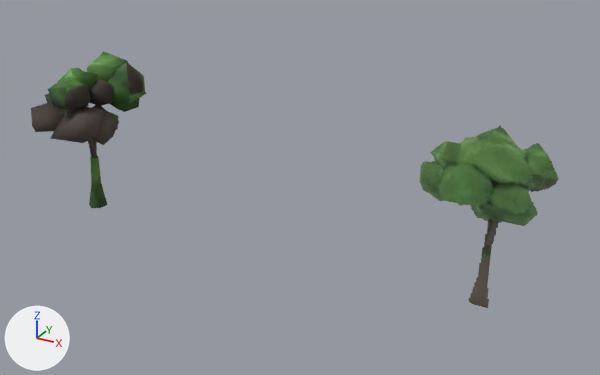
An edit to the glTF model nostalgia/assets3d/tree_neem.glb, drawn before and after from the same camera.
Before and after are seen from a 50 mm lens placed at (109.4, -114.1, 70.7), pointed at (45.4, 2.4, 12.5). Lighting does not change. The marker at lower left points along +X, +Y and +Z. The older version comes first. Objects named as collision shapes, trigger or cutter boxes, shadow casters or lower levels of detail are left out. Vertices at exactly the same position are counted once.

In view in the first picture: 'tree_neem_IMPOSTOR', 'tree_neem_LOD0'.
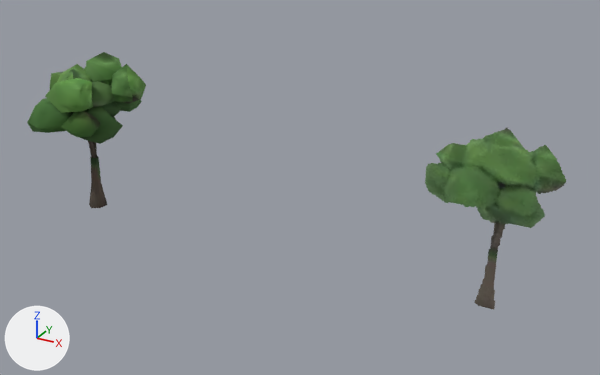
Pixel boxes [x1, y1, x2, y2] of what changed, in the pictures (600 x 375 px):
'tree_neem_IMPOSTOR', moved: before [420, 126, 559, 308]; after [425, 127, 566, 310]
'tree_neem_LOD0', reshaped: before [31, 52, 146, 208]; after [27, 52, 146, 208]
part 2 of me_tree_neem_lod0, rebuilt: before [57, 68, 97, 89]; after [56, 64, 91, 83]
part 3 of me_tree_neem_lod0, rebuilt (11% wider, 12% taller): before [48, 79, 91, 110]; after [45, 78, 93, 113]
part 4 of me_tree_neem_lod0, rebuilt (29% narrower, 27% shorter): before [50, 107, 105, 143]; after [61, 111, 100, 137]
part 5 of me_tree_neem_lod0, rebuilt: before [108, 62, 146, 104]; after [110, 64, 146, 104]
part 6 of me_tree_neem_lod0, rebuilt: before [92, 105, 119, 145]; after [80, 106, 123, 144]
part 7 of me_tree_neem_lod0, rebuilt: before [86, 52, 128, 83]; after [84, 52, 122, 85]
part 8 of me_tree_neem_lod0, rebuilt (not visible afterwards): before [109, 112, 119, 130]
part 9 of me_tree_neem_lod0, rebuilt: before [31, 101, 67, 132]; after [27, 98, 74, 133]
part 10 of me_tree_neem_lod0, rebuilt: before [89, 79, 113, 106]; after [92, 81, 114, 108]
part 11 of me_tree_neem_lod0, rebuilt (not visible afterwards): before [45, 93, 52, 103]
part 12 of me_tree_neem_lod0, rebuilt: before [110, 98, 140, 112]; after [115, 100, 142, 112]
part 13 of me_tree_neem_lod0, added (mostly hidden): after [84, 101, 121, 116]
part 14 of me_tree_neem_lod0, added (mostly hidden): after [49, 72, 62, 89]
part 15 of me_tree_neem_lod0, surface changed: [89, 156, 107, 208] in both

What changed in the scene script:
```text
Change me_tree_neem_impostor:
    used by ob_tree_neem_impostor; location = (79.6, 0.0, 0.0)
    remove me_tree_neem_impostor.from_pydata(...)  # 4 vertices, 2 faces; spans x -11.7..9.6, y 0.0, z -0.1..30.4
    add me_tree_neem_impostor.from_pydata(...)  # 4 vertices, 2 faces; spans x -11.4..10.1, y 0.0, z -0.1..30.3
    me_tree_neem_impostor part 1: the whole mesh is moved by (0.4, 0.0, -0.1)
Change me_tree_neem_lod0:
    used by ob_tree_neem_lod0; location = (0.0, 0.0, 0.0)
    remove me_tree_neem_lod0.from_pydata(...)  # 236 vertices, 384 faces; spans x -11.7..9.6, y -9.6..10.8, z -0.1..30.4
    add me_tree_neem_lod0.from_pydata(...)  # 314 vertices, 540 faces; spans x -11.4..10.1, y -10.1..10.2, z -0.1..30.3
    me_tree_neem_lod0 part 2: the loose piece of 14 vertices spanning x -6.3..3.3, y -4.0..4.3, z 21.0..28.2 is rebuilt with 20 vertices and now spans x -6.5..2.7, y -5.3..3.9, z 21.5..27.9
    me_tree_neem_lod0 part 3: the loose piece of 14 vertices spanning x -2.3..5.6, y -8.7..-1.6, z 22.5..27.7 is rebuilt with 20 vertices and now spans x -3.2..6.0, y -8.6..0.8, z 21.4..27.8
    me_tree_neem_lod0 part 4: the loose piece of 14 vertices spanning x -1.0..7.8, y -9.6..-0.5, z 15.6..23.2 is rebuilt with 20 vertices and now spans x -0.2..6.6, y -8.6..-1.6, z 16.7..22.0
    me_tree_neem_lod0 part 5: the loose piece of 14 vertices spanning x 2.4..9.6, y 0.7..9.2, z 21.0..29.2 is rebuilt with 20 vertices and now spans x 1.3..10.1, y 1.0..9.2, z 21.0..28.8
    me_tree_neem_lod0 part 6: the loose piece of 14 vertices spanning x 0.0..7.4, y -5.7..2.2, z 14.7..22.3 is rebuilt with 20 vertices and now spans x -1.3..7.8, y -6.4..2.8, z 15.2..22.3
    me_tree_neem_lod0 part 7: the loose piece of 14 vertices spanning x -3.6..4.3, y 1.4..10.4, z 22.8..30.4 is rebuilt with 20 vertices and now spans x -4.2..6.2, y 1.0..9.0, z 22.4..30.3
    me_tree_neem_lod0 part 8: the loose piece of 14 vertices spanning x -2.2..4.2, y -1.4..4.9, z 14.3..19.7 is rebuilt with 20 vertices and now spans x -2.7..5.3, y -1.7..4.8, z 14.9..20.0
    me_tree_neem_lod0 part 9: the loose piece of 14 vertices spanning x -7.5..0.1, y -9.4..-0.8, z 16.9..22.8 is rebuilt with 20 vertices and now spans x -8.1..1.0, y -10.1..-0.3, z 16.6..23.5
    me_tree_neem_lod0 part 10: the loose piece of 14 vertices spanning x 0.6..6.4, y -2.7..2.8, z 21.2..26.6 is rebuilt with 20 vertices and now spans x -0.4..6.3, y -3.2..4.0, z 21.4..26.3
    me_tree_neem_lod0 part 11: the loose piece of 14 vertices spanning x -11.7..-4.1, y -1.6..8.2, z 16.8..23.1 is rebuilt with 20 vertices and now spans x -11.4..-3.1, y -1.8..8.8, z 16.6..23.2
    me_tree_neem_lod0 part 12: the loose piece of 14 vertices spanning x 0.2..6.2, y 3.7..10.8, z 18.1..23.7 is rebuilt with 20 vertices and now spans x -0.6..6.2, y 3.1..10.2, z 18.8..23.6
    me_tree_neem_lod0 part 13: a new loose piece of 20 vertices spanning x -3.0..5.0, y 0.1..7.2, z 18.2..23.7, in mat_m_tree_neem (picture img_tree_neem_base)
    me_tree_neem_lod0 part 14: a new loose piece of 20 vertices spanning x -9.9..-2.4, y -1.2..5.7, z 22.0..26.6, in mat_m_tree_neem (picture img_tree_neem_base)
    me_tree_neem_lod0 part 15: 27 kept faces spanning x -1.7..1.8, y -2.0..1.8, z -0.1..15.5 get new texture (UV) coordinates
    other edits to the shape of me_tree_neem_lod0 do not show in these pictures
Change ob_tree_neem_impostor:
    ob_tree_neem_impostor.location: (79.6, 0.0, 0.0) -> (80.2, 0.0, 0.0)
```
